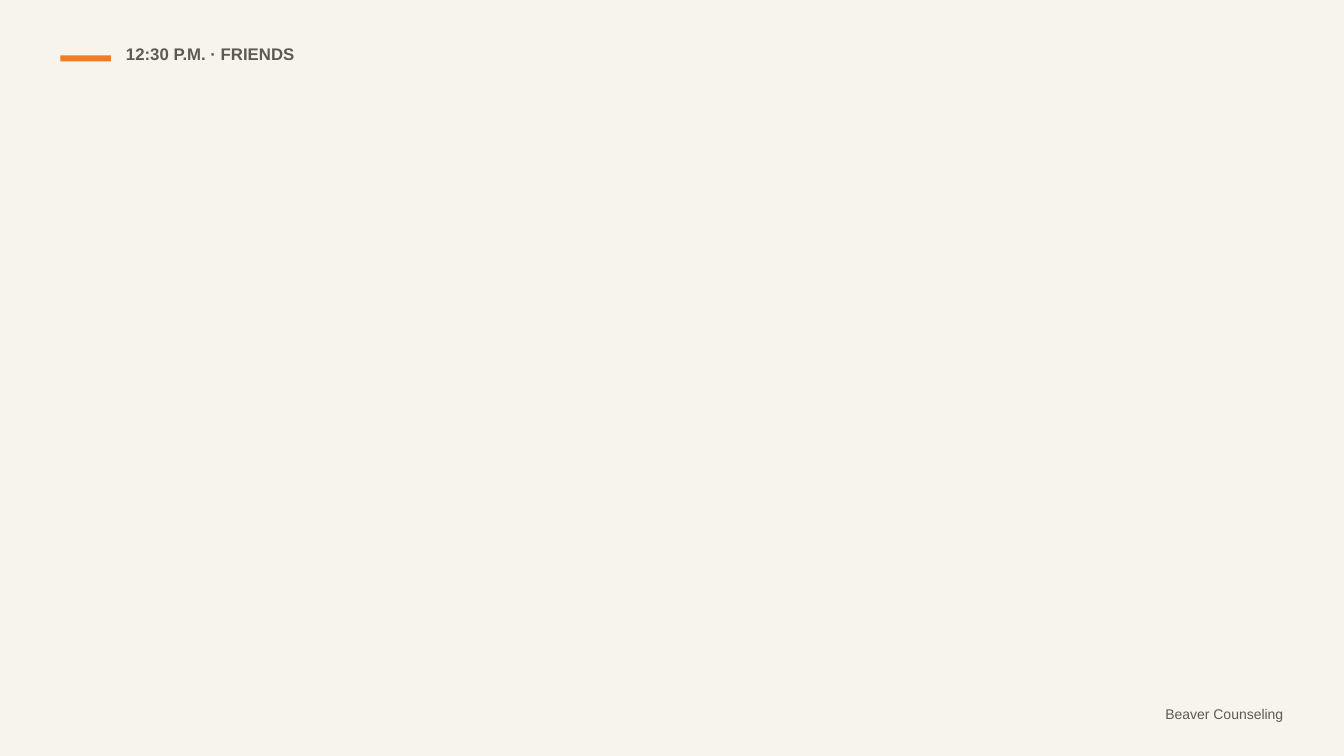
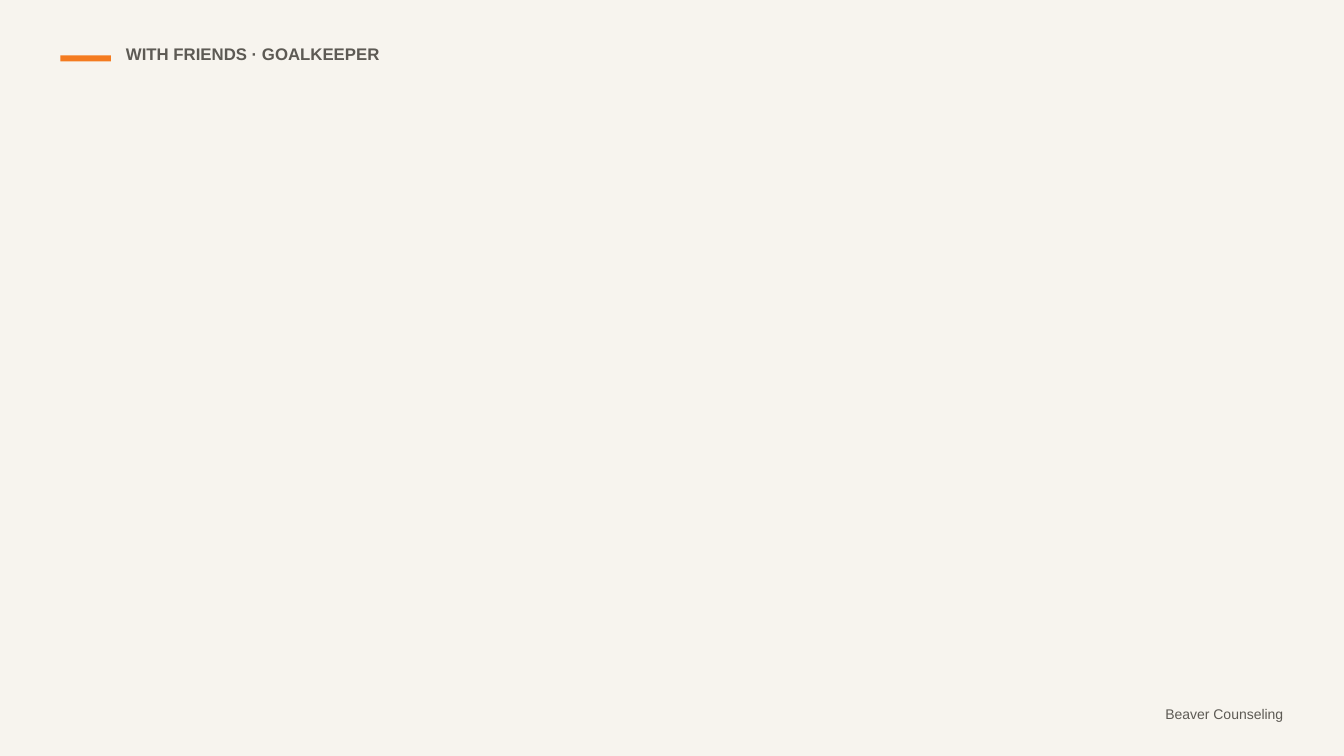
Before and after one commit to rmwtoolkit/bcds-toolkit, a slide deck: slide 6 of decks/everything-connects-lesson-v2.pptx. Drawn at 1344x756 pixels with LibreOffice and Linux fonts; fonts in the diff are those of the drawing; background and template pictures are left out. Boxes give left, top, right and bottom in pixels: in the first picture for what was removed or moved away, otherwise in the second. Text is boxed around its words. In the diff, an @@ line names an element or a change of style, - is before the commit and + after.

```diff
--- a/decks/everything-connects-lesson-v2.pptx
+++ b/decks/everything-connects-lesson-v2.pptx
@@ text at <box>126,48,379,60</box>: text changed @@
-12:30 P.M. · FRIENDS
+WITH FRIENDS · GOALKEEPER
```
Also in this commit, not shown: 16 other slides changed, 5 slides added, 2 other files.
